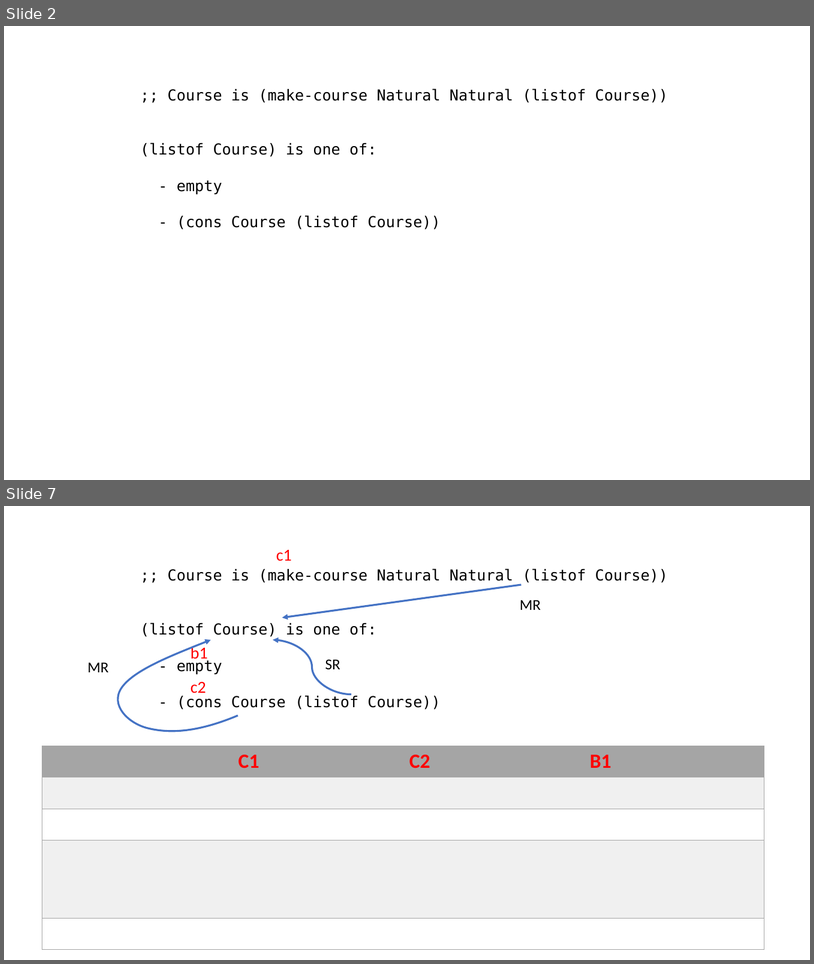
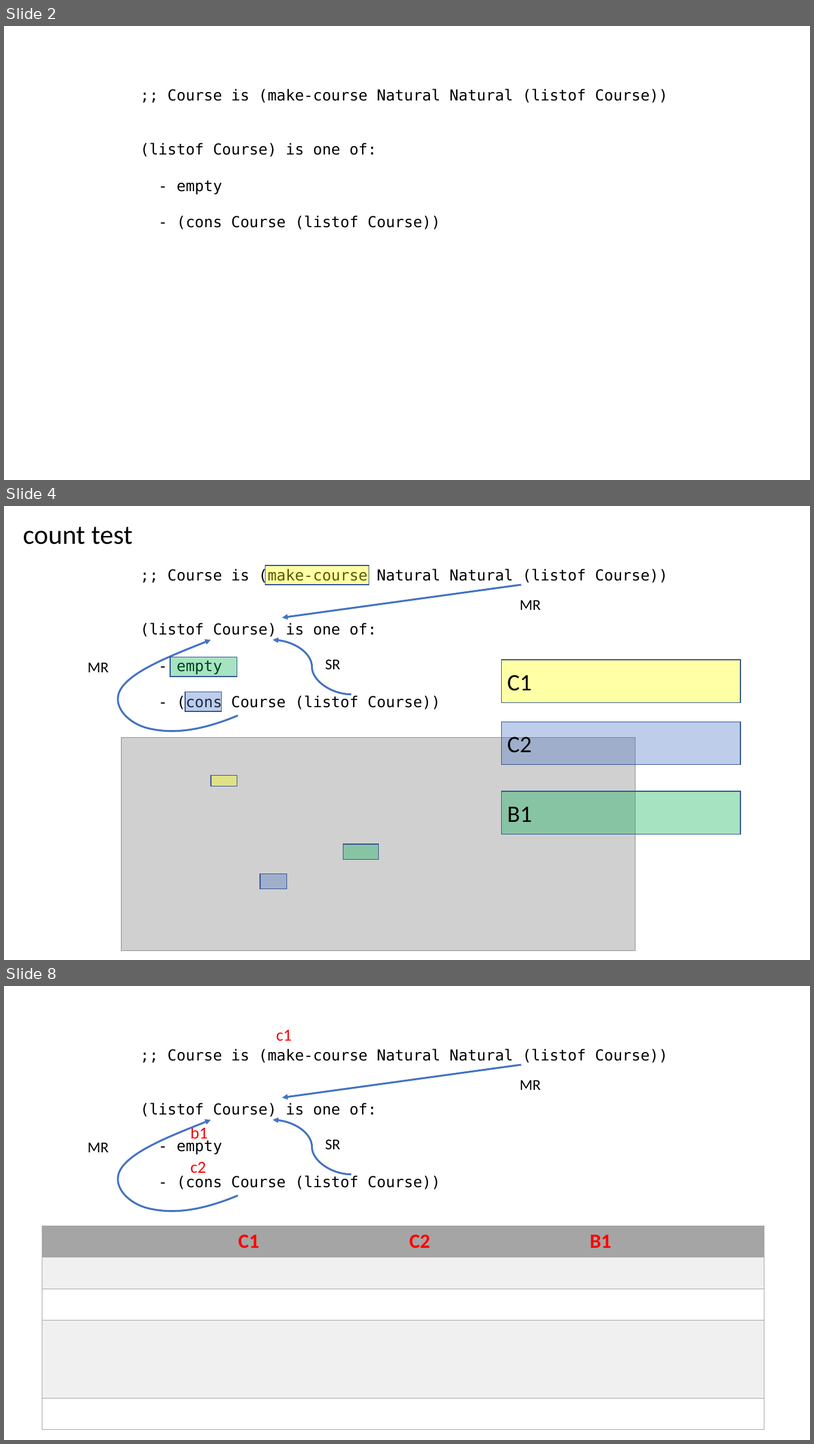
Before and after one commit to GregorKiczales/spd-materials, a slide deck: instructor/l14/l14-pad.pptx. Shown one above the other, each under a label of ours: slides 2 and 7 before the commit, slides 2, 4 and 8 after it; the slides between them are not shown. The pictures are 814x964 and 814x1444 pixels, drawn with LibreOffice and Linux fonts; fonts in the diff are those of the drawing; grey boxes stand for pictures. Boxes give left, top, right and bottom in pixels: in the first picture for what was removed or moved away, otherwise in the second. Text is boxed around its words. In the diff, an @@ line names an element or a change of style, - is before the commit and + after.

```diff
--- a/instructor/l14/l14-pad.pptx
+++ b/instructor/l14/l14-pad.pptx
@@ slide 4 added at <box>4,506,810,960</box>, background #FFFFFF @@
@@ text added at <box>23,526,133,544</box>, 32 pt, text #000000 @@
+count test
@@ text added at <box>140,568,668,711</box>, 18 pt, text #000000 @@
+;; Course is (make-course Natural Natural (listof Course))
+(listof Course) is one of:
+- empty
+- (cons Course (listof Course))
@@ rectangle added at <box>266,565,369,585</box>, fill #FFFF00 at 35% opacity, outline #325491 1 pt @@
@@ arrow added from (522, 585) to (282, 618), #4472C4 2.25 pt @@
@@ text added at <box>520,600,541,610</box>, 18 pt, text #000000 @@
+MR
@@ freeform shape added at <box>118,640,238,731</box>, outline #4472C4 2.25 pt @@
@@ curved arrow added from (351, 694) to (273, 640), #4472C4 2.25 pt @@
@@ text added at <box>87,662,108,672</box>, 18 pt, text #000000 @@
+MR
@@ rectangle added at <box>170,657,237,676</box>, fill #00B050 at 35% opacity, outline #325491 1 pt @@
@@ text added at <box>326,659,341,669</box>, 18 pt, text #000000 @@
+SR
@@ rectangle added at <box>502,660,741,703</box>, fill #FFFF00 at 35% opacity, outline #325491 1 pt, 28 pt, text #000000 @@
+C1
@@ rectangle added at <box>185,692,222,711</box>, fill #4472C4 at 35% opacity, outline #325491 1 pt @@
@@ rectangle added at <box>502,721,741,765</box>, fill #4472C4 at 35% opacity, outline #325491 1 pt, 28 pt, text #000000 @@
+C2
@@ picture added at <box>122,737,636,950</box> @@
@@ rectangle added at <box>211,775,237,786</box>, fill #FFFF00 at 35% opacity, outline #325491 1 pt @@
@@ rectangle added at <box>502,791,741,834</box>, fill #00B050 at 35% opacity, outline #325491 1 pt, 28 pt, text #000000 @@
+B1
@@ rectangle added at <box>344,844,378,859</box>, fill #00B050 at 35% opacity, outline #325491 1 pt @@
@@ rectangle added at <box>260,874,287,888</box>, fill #4472C4 at 35% opacity, outline #325491 1 pt @@
@@ what was slide 7 is now slide 8 @@
```
Also in this commit, not shown: 5 slides changed, 2 other files.
